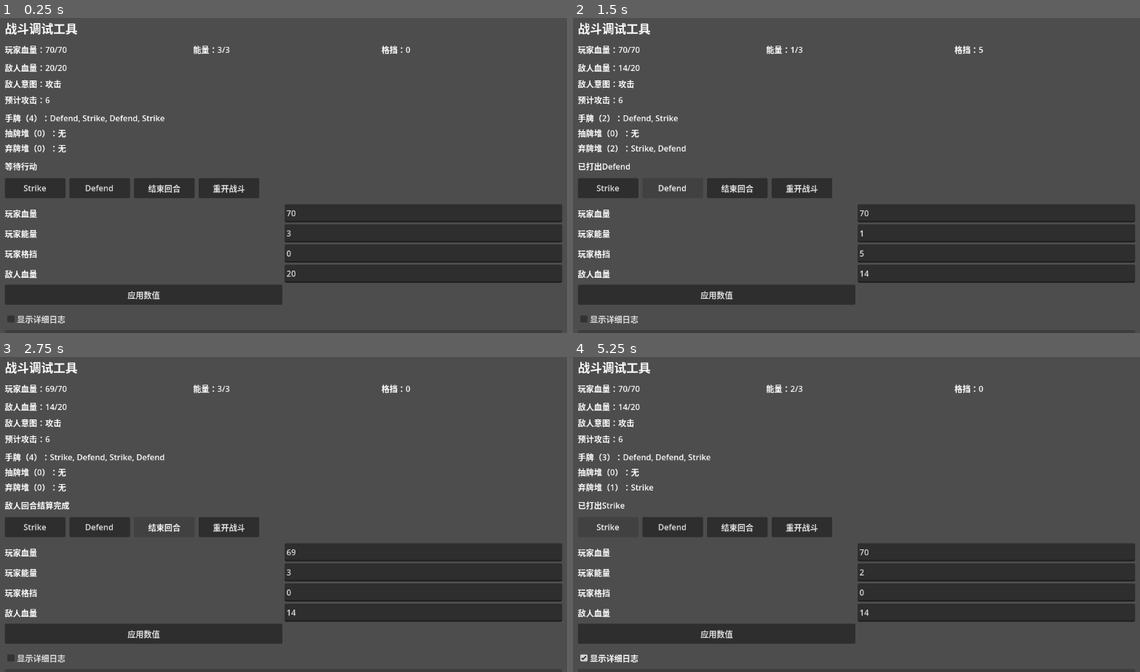
Above: before the commit, frames 1-4 (two rows, left to right).
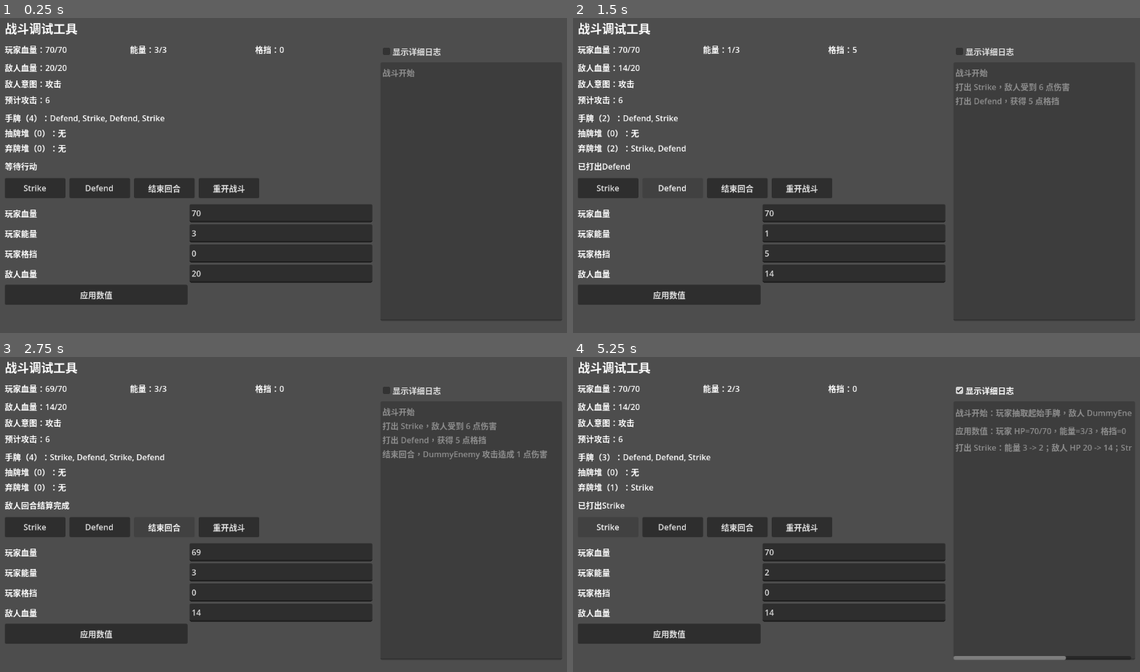
Above: after the commit, the same moments.

Repository: jxqxn/Godot-Game
Game: Godot game, scene res://scenes/stm/battle_debug_scene.tscn
Two runs of this game, one before a commit and one after it. Both use one fixed random seed, a clock stepped at 60 frames per second and the inputs below.
Inputs:
- Up to frame 1 (0.25 s): no input
- Up to frame 2 (1.5 s): click "Strike" at 0.5 s; click "Defend" at 1.25 s
- Up to frame 3 (2.75 s): click "结束回合" at 2 s
- Up to frame 4 (5.25 s): click "重开战斗" at 2.75 s; click "应用数值" at 3.5 s; click "显示详细日志" at 4.25 s; click "Strike" at 5 s

The runs differ from the first frame. In frame 1, 6.6% of the frame differs, in the area x 1-100%, y 8-98%; in frame 2, 6.9%; in frame 3, 7.2%; in frame 4, 7.6%.

Commit message:
feat(debug): dock battle log sidebar

Diff:
--- a/scripts/stm/debug/battle_debug_scene.gd
+++ b/scripts/stm/debug/battle_debug_scene.gd
@@ -149,10 +149,24 @@
 	title.add_theme_font_size_override("font_size", 24)
 	layout.add_child(title)
 
+	var body = HBoxContainer.new()
+	body.name = "Body"
+	body.size_flags_horizontal = Control.SIZE_EXPAND_FILL
+	body.size_flags_vertical = Control.SIZE_EXPAND_FILL
+	body.add_theme_constant_override("separation", 16)
+	layout.add_child(body)
+
+	var main_panel = VBoxContainer.new()
+	main_panel.name = "MainPanel"
+	main_panel.size_flags_horizontal = Control.SIZE_EXPAND_FILL
+	main_panel.size_flags_vertical = Control.SIZE_EXPAND_FILL
+	main_panel.add_theme_constant_override("separation", 12)
+	body.add_child(main_panel)
+
 	var metrics = HBoxContainer.new()
 	metrics.name = "Metrics"
 	metrics.add_theme_constant_override("separation", 16)
-	layout.add_child(metrics)
+	main_panel.add_child(metrics)
 
 	player_hp_label = _new_label("PlayerHpLabel")
 	metrics.add_child(player_hp_label)
@@ -164,7 +178,7 @@
 	var enemy_panel = VBoxContainer.new()
 	enemy_panel.name = "EnemyPanel"
 	enemy_panel.add_theme_constant_override("separation", 8)
-	layout.add_child(enemy_panel)
+	main_panel.add_child(enemy_panel)
 
 	enemy_hp_label = _new_label("EnemyHpLabel")
 	enemy_panel.add_child(enemy_hp_label)
@@ -176,7 +190,7 @@
 	var piles_panel = VBoxContainer.new()
 	piles_panel.name = "PilesPanel"
 	piles_panel.add_theme_constant_override("separation", 6)
-	layout.add_child(piles_panel)
+	main_panel.add_child(piles_panel)
 
 	hand_label = _new_label("HandLabel")
 	hand_label.autowrap_mode = TextServer.AUTOWRAP_WORD_SMART
@@ -189,12 +203,12 @@
 	piles_panel.add_child(discard_pile_label)
 
 	status_label = _new_label("StatusLabel")
-	layout.add_child(status_label)
+	main_panel.add_child(status_label)
 
 	var buttons = HBoxContainer.new()
 	buttons.name = "Buttons"
 	buttons.add_theme_constant_override("separation", 8)
-	layout.add_child(buttons)
+	main_panel.add_child(buttons)
 
 	strike_button = _new_button("StrikeButton", "Strike")
 	strike_button.pressed.connect(_on_strike_pressed)
@@ -216,7 +230,7 @@
 	value_editor.name = "ValueEditor"
 	value_editor.columns = 2
 	value_editor.add_theme_constant_override("separation", 8)
-	layout.add_child(value_editor)
+	main_panel.add_child(value_editor)
 
 	value_editor.add_child(_new_label_with_text("PlayerHpInputLabel", "玩家血量"))
 	player_hp_input = _new_line_edit("PlayerHpInput")
@@ -240,8 +254,10 @@
 
 	var log_panel = VBoxContainer.new()
 	log_panel.name = "LogPanel"
+	log_panel.custom_minimum_size = Vector2(360.0, 0.0)
+	log_panel.size_flags_vertical = Control.SIZE_EXPAND_FILL
 	log_panel.add_theme_constant_override("separation", 6)
-	layout.add_child(log_panel)
+	body.add_child(log_panel)
 
 	detailed_log_check_box = CheckBox.new()
 	detailed_log_check_box.name = "DetailedLogCheckBox"
@@ -252,7 +268,7 @@
 	log_label = TextEdit.new()
 	log_label.name = "LogLabel"
 	log_label.editable = false
-	log_label.custom_minimum_size = Vector2(0.0, 180.0)
+	log_label.custom_minimum_size = Vector2(0.0, 360.0)
 	log_label.size_flags_horizontal = Control.SIZE_EXPAND_FILL
 	log_label.size_flags_vertical = Control.SIZE_EXPAND_FILL
 	log_panel.add_child(log_label)
--- a/scripts/stm/tests/test_battle_debug_scene.gd
+++ b/scripts/stm/tests/test_battle_debug_scene.gd
@@ -19,9 +19,9 @@
 	assert_true(_label_text(scene, "Layout/PilesPanel/HandLabel").contains("手牌（4）："))
 	assert_true(_label_text(scene, "Layout/PilesPanel/HandLabel").contains("Strike"))
 	assert_true(_label_text(scene, "Layout/PilesPanel/HandLabel").contains("Defend"))
-	assert_not_null(scene.get_node_or_null("Layout/Buttons/StrikeButton"))
-	assert_not_null(scene.get_node_or_null("Layout/Buttons/DefendButton"))
-	assert_not_null(scene.get_node_or_null("Layout/Buttons/EndTurnButton"))
+	assert_not_null(scene.get_node_or_null("Layout/Body/MainPanel/Buttons/StrikeButton"))
+	assert_not_null(scene.get_node_or_null("Layout/Body/MainPanel/Buttons/DefendButton"))
+	assert_not_null(scene.get_node_or_null("Layout/Body/MainPanel/Buttons/EndTurnButton"))
 
 
 func test_debug_scene_shows_planner_tool_surface() -> void:
@@ -34,29 +34,59 @@
 	var title_text := _label_text(scene, "Layout/TitleLabel")
 	# Then：界面展示玩家状态、敌人意图、手牌、抽牌堆、弃牌堆、数值输入、重开按钮和详细日志开关。
 	assert_eq(title_text, "战斗调试工具")
-	assert_eq(_label_text(scene, "Layout/Metrics/PlayerHpLabel"), "玩家血量：70/70")
-	assert_eq(_label_text(scene, "Layout/Metrics/EnergyLabel"), "能量：3/3")
-	assert_eq(_label_text(scene, "Layout/Metrics/BlockLabel"), "格挡：0")
-	assert_eq(_label_text(scene, "Layout/EnemyPanel/EnemyHpLabel"), "敌人血量：20/20")
-	assert_eq(_label_text(scene, "Layout/EnemyPanel/EnemyIntentLabel"), "敌人意图：攻击")
-	assert_eq(_label_text(scene, "Layout/EnemyPanel/EnemyAttackLabel"), "预计攻击：6")
-	assert_true(_label_text(scene, "Layout/PilesPanel/HandLabel").contains("手牌（4）："))
-	assert_true(_label_text(scene, "Layout/PilesPanel/DrawPileLabel").contains("抽牌堆（0）："))
-	assert_true(_label_text(scene, "Layout/PilesPanel/DiscardPileLabel").contains("弃牌堆（0）："))
-	assert_eq(_line_edit_text(scene, "Layout/ValueEditor/PlayerHpInput"), "70")
-	assert_eq(_line_edit_text(scene, "Layout/ValueEditor/EnergyInput"), "3")
-	assert_eq(_line_edit_text(scene, "Layout/ValueEditor/BlockInput"), "0")
-	assert_eq(_line_edit_text(scene, "Layout/ValueEditor/EnemyHpInput"), "20")
-	var value_editor = scene.get_node_or_null("Layout/ValueEditor")
+	assert_eq(_label_text(scene, "Layout/Body/MainPanel/Metrics/PlayerHpLabel"), "玩家血量：70/70")
+	assert_eq(_label_text(scene, "Layout/Body/MainPanel/Metrics/EnergyLabel"), "能量：3/3")
+	assert_eq(_label_text(scene, "Layout/Body/MainPanel/Metrics/BlockLabel"), "格挡：0")
+	assert_eq(_label_text(scene, "Layout/Body/MainPanel/EnemyPanel/EnemyHpLabel"), "敌人血量：20/20")
+	assert_eq(_label_text(scene, "Layout/Body/MainPanel/EnemyPanel/EnemyIntentLabel"), "敌人意图：攻击")
+	assert_eq(_label_text(scene, "Layout/Body/MainPanel/EnemyPanel/EnemyAttackLabel"), "预计攻击：6")
+	assert_true(_label_text(scene, "Layout/Body/MainPanel/PilesPanel/HandLabel").contains("手牌（4）："))
+	assert_true(_label_text(scene, "Layout/Body/MainPanel/PilesPanel/DrawPileLabel").contains("抽牌堆（0）："))
+	assert_true(_label_text(scene, "Layout/Body/MainPanel/PilesPanel/DiscardPileLabel").contains("弃牌堆（0）："))
+	assert_eq(_line_edit_text(scene, "Layout/Body/MainPanel/ValueEditor/PlayerHpInput"), "70")
+	assert_eq(_line_edit_text(scene, "Layout/Body/MainPanel/ValueEditor/EnergyInput"), "3")
+	assert_eq(_line_edit_text(scene, "Layout/Body/MainPanel/ValueEditor/BlockInput"), "0")
+	assert_eq(_line_edit_text(scene, "Layout/Body/MainPanel/ValueEditor/EnemyHpInput"), "20")
+	var value_editor = scene.get_node_or_null("Layout/Body/MainPanel/ValueEditor")
 	assert_not_null(value_editor)
 	assert_true(value_editor is GridContainer)
 	if value_editor is GridContainer:
 		assert_eq(value_editor.columns, 2)
-	assert_not_null(scene.get_node_or_null("Layout/ValueEditor/ApplyValuesSpacer"))
-	assert_not_null(scene.get_node_or_null("Layout/Buttons/ResetButton"))
-	assert_not_null(scene.get_node_or_null("Layout/LogPanel/DetailedLogCheckBox"))
-	assert_false(_check_box_pressed(scene, "Layout/LogPanel/DetailedLogCheckBox"))
-	assert_true(_label_text(scene, "Layout/LogPanel/LogLabel").contains("战斗开始"))
+	assert_not_null(scene.get_node_or_null("Layout/Body/MainPanel/ValueEditor/ApplyValuesSpacer"))
+	assert_not_null(scene.get_node_or_null("Layout/Body/MainPanel/Buttons/ResetButton"))
+	assert_not_null(scene.get_node_or_null("Layout/Body/LogPanel/DetailedLogCheckBox"))
+	assert_false(_check_box_pressed(scene, "Layout/Body/LogPanel/DetailedLogCheckBox"))
+	assert_true(_label_text(scene, "Layout/Body/LogPanel/LogLabel").contains("战斗开始"))
+
+
+func test_debug_scene_places_log_in_right_side_column() -> void:
+	# Given：策划需要在同一屏同时查看战斗状态和多行战斗日志。
+	var scene = _instantiate_debug_scene()
+	assert_not_null(scene)
+	if scene == null:
+		return
+	# When：调试场景完成初始化。
+	var body = scene.get_node_or_null("Layout/Body")
+	var main_panel = scene.get_node_or_null("Layout/Body/MainPanel")
+	var log_panel = scene.get_node_or_null("Layout/Body/LogPanel")
+	var log_view = scene.get_node_or_null("Layout/Body/LogPanel/LogLabel")
+	# Then：主体区域使用左右分栏，日志栏位于右侧并获得稳定宽度和高度。
+	assert_not_null(body)
+	assert_true(body is HBoxContainer)
+	assert_not_null(main_panel)
+	assert_true(main_panel is VBoxContainer)
+	assert_not_null(log_panel)
+	assert_true(log_panel is VBoxContainer)
+	if body != null and log_panel != null:
+		assert_eq(body.get_child(body.get_child_count() - 1), log_panel)
+	if log_panel is Control:
+		assert_true(log_panel.custom_minimum_size.x >= 320.0)
+		assert_eq(log_panel.size_flags_vertical, Control.SIZE_EXPAND_FILL)
+	assert_not_null(log_view)
+	assert_true(log_view is TextEdit)
+	if log_view is TextEdit:
+		assert_true(log_view.custom_minimum_size.y >= 360.0)
+		assert_eq(log_view.size_flags_vertical, Control.SIZE_EXPAND_FILL)
 
 
 func test_debug_scene_records_fixed_battle_fixture_name() -> void:
@@ -271,7 +301,7 @@
 	if scene == null:
 		return
 	# When：调试场景完成初始化。
-	var log_view = scene.get_node_or_null("Layout/LogPanel/LogLabel")
+	var log_view = scene.get_node_or_null("Layout/Body/LogPanel/LogLabel")
 	# Then：日志区域是只读的多行调试视图，而不是一行普通标签。
 	assert_not_null(log_view)
 	assert_true(log_view is TextEdit)
@@ -320,21 +350,21 @@
 
 
 func _label_text(scene: Node, node_path: String) -> String:
-	var label = scene.get_node_or_null(node_path)
+	var label = _debug_node_or_null(scene, node_path)
 	if label == null:
 		return ""
 	return str(label.text)
 
 
 func _line_edit_text(scene: Node, node_path: String) -> String:
-	var input = scene.get_node_or_null(node_path)
+	var input = _debug_node_or_null(scene, node_path)
 	if input == null:
 		return ""
 	return str(input.text)
 
 
 func _set_line_edit_text(scene: Node, node_path: String, value: String) -> void:
-	var input = scene.get_node_or_null(node_path)
+	var input = _debug_node_or_null(scene, node_path)
 	assert_not_null(input)
 	if input == null:
 		return
@@ -342,14 +372,14 @@
 
 
 func _check_box_pressed(scene: Node, node_path: String) -> bool:
-	var check_box = scene.get_node_or_null(node_path)
+	var check_box = _debug_node_or_null(scene, node_path)
 	if check_box == null:
 		return false
 	return check_box.button_pressed
 
 
 func _set_check_box_pressed(scene: Node, node_path: String, pressed: bool) -> void:
-	var check_box = scene.get_node_or_null(node_path)
+	var check_box = _debug_node_or_null(scene, node_path)
 	assert_not_null(check_box)
 	if check_box == null:
 		return
@@ -358,7 +388,7 @@
 
 
 func _press_button(scene: Node, node_path: String) -> void:
-	var button = scene.get_node_or_null(node_path)
+	var button = _debug_node_or_null(scene, node_path)
 	assert_not_null(button)
 	if button == null:
 		return
@@ -366,7 +396,35 @@
 
 
 func _button_disabled(scene: Node, node_path: String) -> bool:
-	var button = scene.get_node_or_null(node_path)
+	var button = _debug_node_or_null(scene, node_path)
 	if button == null:
 		return true
 	return button.disabled
+
+
+func _debug_node_or_null(scene: Node, node_path: String):
+	var node = scene.get_node_or_null(node_path)
+	if node != null:
+		return node
+	var relocated_path := _relocated_debug_path(node_path)
+	if relocated_path == node_path:
+		return null
+	return scene.get_node_or_null(relocated_path)
+
+
+func _relocated_debug_path(node_path: String) -> String:
+	if node_path.begins_with("Layout/Metrics"):
+		return node_path.replace("Layout/Metrics", "Layout/Body/MainPanel/Metrics")
+	if node_path.begins_with("Layout/EnemyPanel"):
+		return node_path.replace("Layout/EnemyPanel", "Layout/Body/MainPanel/EnemyPanel")
+	if node_path.begins_with("Layout/PilesPanel"):
+		return node_path.replace("Layout/PilesPanel", "Layout/Body/MainPanel/PilesPanel")
+	if node_path.begins_with("Layout/StatusLabel"):
+		return node_path.replace("Layout/StatusLabel", "Layout/Body/MainPanel/StatusLabel")
+	if node_path.begins_with("Layout/Buttons"):
+		return node_path.replace("Layout/Buttons", "Layout/Body/MainPanel/Buttons")
+	if node_path.begins_with("Layout/ValueEditor"):
+		return node_path.replace("Layout/ValueEditor", "Layout/Body/MainPanel/ValueEditor")
+	if node_path.begins_with("Layout/LogPanel"):
+		return node_path.replace("Layout/LogPanel", "Layout/Body/LogPanel")
+	return node_path
Not shown, added: docs/mockups/battle_debug_ui_options.html
